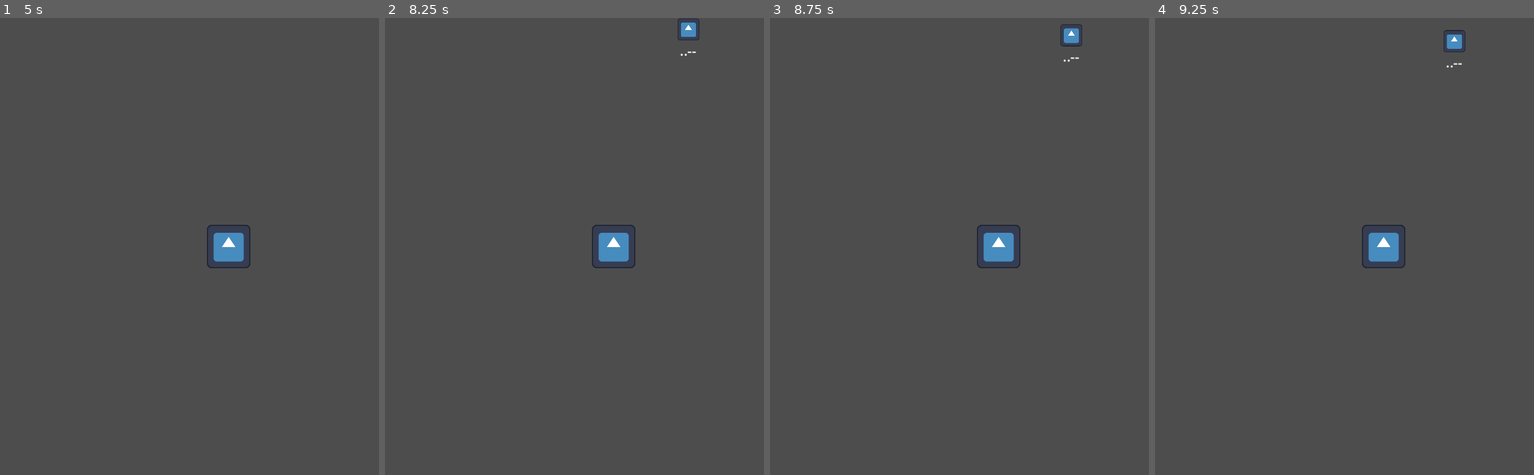
Above: before the commit, frames 1-4 (left to right).
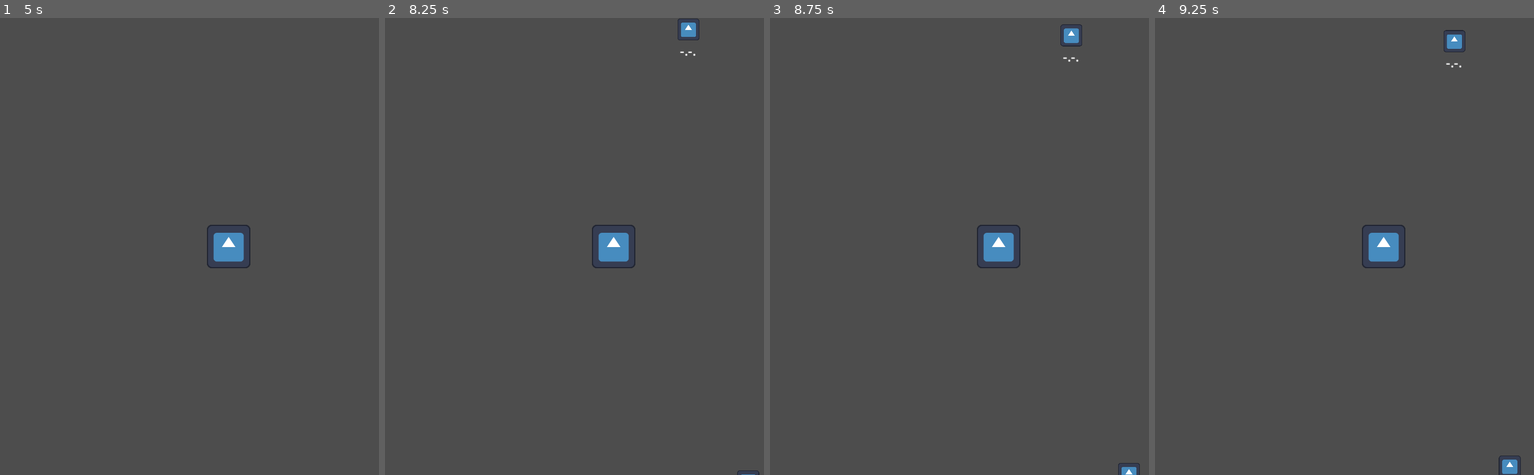
Above: after the commit, the same moments.

Repository: Reyhz/MorseVirus
Game: Godot game, scene res://main.tscn
Two runs of this game, one before a commit and one after it. Both use one fixed random seed, a clock stepped at 60 frames per second and the inputs below. The engine's default icon, where the game draws it, is replaced by a stand-in: a white triangle on a blue panel in a dark square.
Inputs:
- Up to frame 1 (5 s): tap Enter at 0.5, 2, 3.5 s; hold Space (CHOSEN_ONE, bound only after the commit) 0.53-1.28 s; tap Space (CHOSEN_ONE, bound only after the commit) at 1.35, 2.85, 4.35 s; hold Space (CHOSEN_ONE, bound only after the commit) 2.03-2.78 s; hold Space (CHOSEN_ONE, bound only after the commit) 3.53-4.28 s
- Up to frame 2 (8.25 s): hold Space (CHOSEN_ONE, bound only after the commit) 5.03-5.78 s; tap Space (CHOSEN_ONE, bound only after the commit) at 5.85, 7.35 s; hold Space (CHOSEN_ONE, bound only after the commit) 6.53-7.28 s; hold Space (CHOSEN_ONE, bound only after the commit) from 8.03 s (still down)
- Up to frame 3 (8.75 s): keep holding Space (CHOSEN_ONE, bound only after the commit)
- Up to frame 4 (9.25 s): release Space (CHOSEN_ONE, bound only after the commit) at 8.78 s; tap Space (CHOSEN_ONE, bound only after the commit) at 8.85 s

Frame 1 is identical in both runs. In frame 2, less than 0.1% of the frame differs, in the area x 77-99%, y 7-100%; in frame 3, 0.1%; in frame 4, 0.2%, in the area x 76-97%, y 9-100%.

Commit message:
Enemies now have a random morse value

Diff:
--- a/enemy.gd
+++ b/enemy.gd
@@ -4,18 +4,22 @@
 var dirTo = null: set = set_dir
 var speed = 25.0: get = get_speed, set = set_speed
 
-var text = ""
+var value = "": get = get_value, set = set_value
 
 
 # Called when the node enters the scene tree for the first time.
 func _ready():
-	pass # Replace with function body.
+	$Text.text = value
 
 
 # Called every frame. 'delta' is the elapsed time since the previous frame.
 func _process(_delta):
 	velocity = position.direction_to(dirTo) * speed
 	move_and_slide()
+
+
+func set_value(val: String):
+	value = val
 
 
 func set_dir(dir):
@@ -34,5 +38,9 @@
 	return damage
 
 
+func get_value():
+	return value
+
+
 func kill():
 	queue_free()
--- a/main.gd
+++ b/main.gd
@@ -1,4 +1,7 @@
 extends Node2D
+
+@export var longPress = 0.03
+var pressTime = 0
 
 @export var mobScene: PackedScene
 @onready var player = $Player
@@ -10,13 +13,45 @@
 var locked = false
 var lockedEnemy = null
 
+var morseValues = {
+	"A": ".-",
+	"B": "-...",
+	"C": "-.-.",
+	"D": "-..",
+	"E": ".",
+	"F": "..-.",
+	"G": "--.",
+	"H": "....",
+	"I": "..",
+	"J": ".---",
+	"K": "-.-",
+	"L": ".-..",
+	"M": "--",
+	"N": "-.",
+	"O": "---",
+	"P": ".--.",
+	"Q": "--.-",
+	"R": ".-.",
+	"S": "...",
+	"T": "-",
+	"U": "..-",
+	"V": "...-",
+	"W": ".--",
+	"X": "-..-",
+	"Y": "-.--",
+	"Z": "--.."
+}
+
 # Called when the node enters the scene tree for the first time.
 func _ready():
 	pass # Replace with function body.
 
 
 # Called every frame. 'delta' is the elapsed time since the previous frame.
-func _process(_delta):
+func _process(delta):
+	if Input.is_action_pressed("CHOSEN_ONE"):
+		pressTime += delta
+
 	if currEnemies >= maxEnemies:
 		$MobSpawn.paused = true
 	elif currEnemies < maxEnemies:
@@ -33,7 +68,6 @@
 		#
 		# TODO: Handle input, the only button to play this game
 		pass
-
 
 
 func get_health():
@@ -71,6 +105,7 @@
 	mob.position = spawnPoint.global_position
 	mob.speed = randf_range(15.0, 50.0)
 	mob.dirTo = player.position
+	mob.value = morseValues[morseValues.keys().pick_random()]
 
 	add_child(mob)
 	currEnemies += 1
--- a/project.godot
+++ b/project.godot
@@ -20,6 +20,14 @@
 window/size/viewport_width=800
 window/size/viewport_height=800
 
+[input]
+
+CHOSEN_ONE={
+"deadzone": 0.5,
+"events": [Object(InputEventKey,"resource_local_to_scene":false,"resource_name":"","device":-1,"window_id":0,"alt_pressed":false,"shift_pressed":false,"ctrl_pressed":false,"meta_pressed":false,"pressed":false,"keycode":0,"physical_keycode":32,"key_label":0,"unicode":32,"echo":false,"script":null)
+]
+}
+
 [rendering]
 
 renderer/rendering_method="gl_compatibility"
